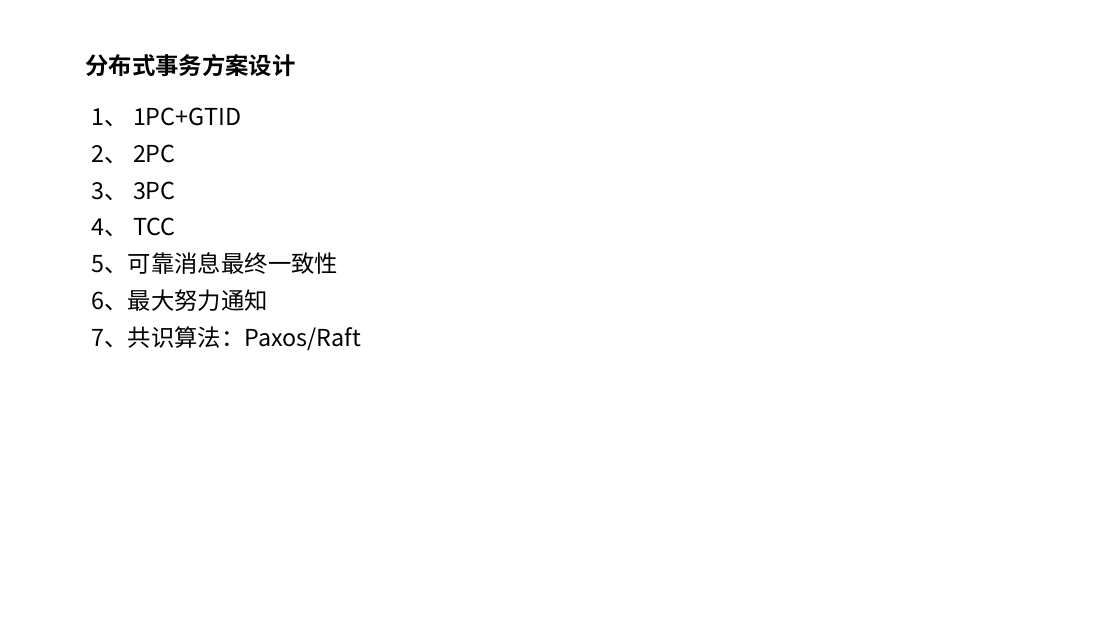
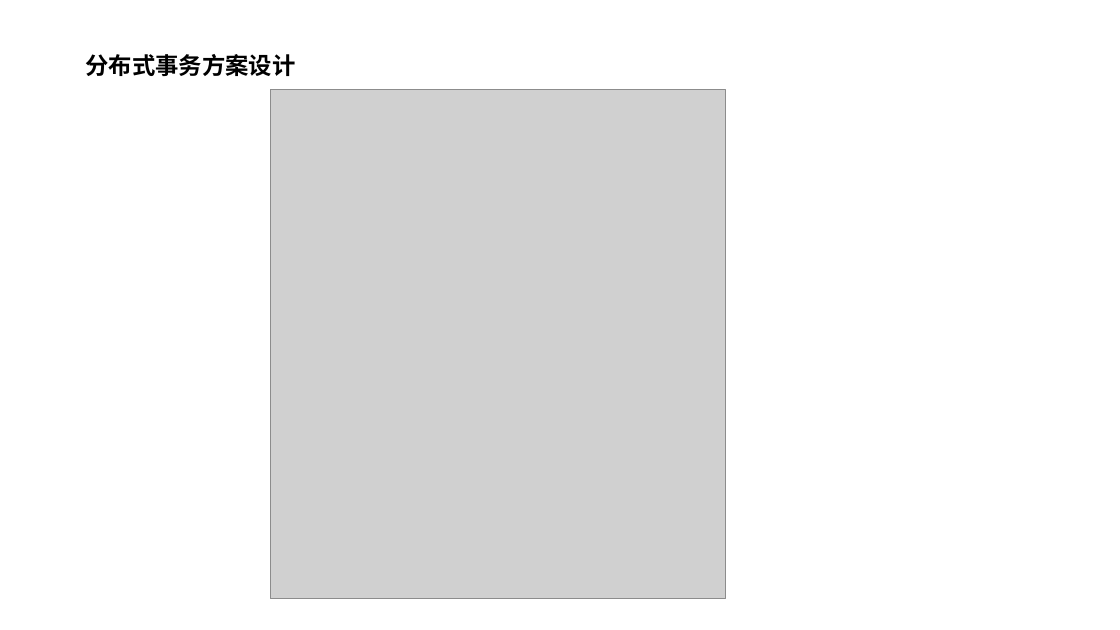
Before and after one commit to yedushusheng/mysql-learning, a slide deck: slide 11 of 28. OLTP/GoldenDB分布式数据库.pptx. Drawn at 1120x630 pixels with LibreOffice and Linux fonts; fonts in the diff are those of the drawing; grey boxes stand for pictures. Boxes give left, top, right and bottom in pixels: in the first picture for what was removed or moved away, otherwise in the second. Text is boxed around its words. In the diff, an @@ line names an element or a change of style, - is before the commit and + after.

```diff
--- a/28. OLTP/GoldenDB分布式数据库.pptx
+++ b/28. OLTP/GoldenDB分布式数据库.pptx
@@ picture added at box(271, 89, 726, 598) @@
@@ text removed at box(91, 107, 361, 350) @@
-1、 1PC+GTID
-2、 2PC
-3、 3PC
-4、 TCC
-5、可靠消息最终一致性
-6、最大努力通知
-7、共识算法：Paxos/Raft
```
Also in this commit, not shown: 8 other slides changed, 4 slides added.
